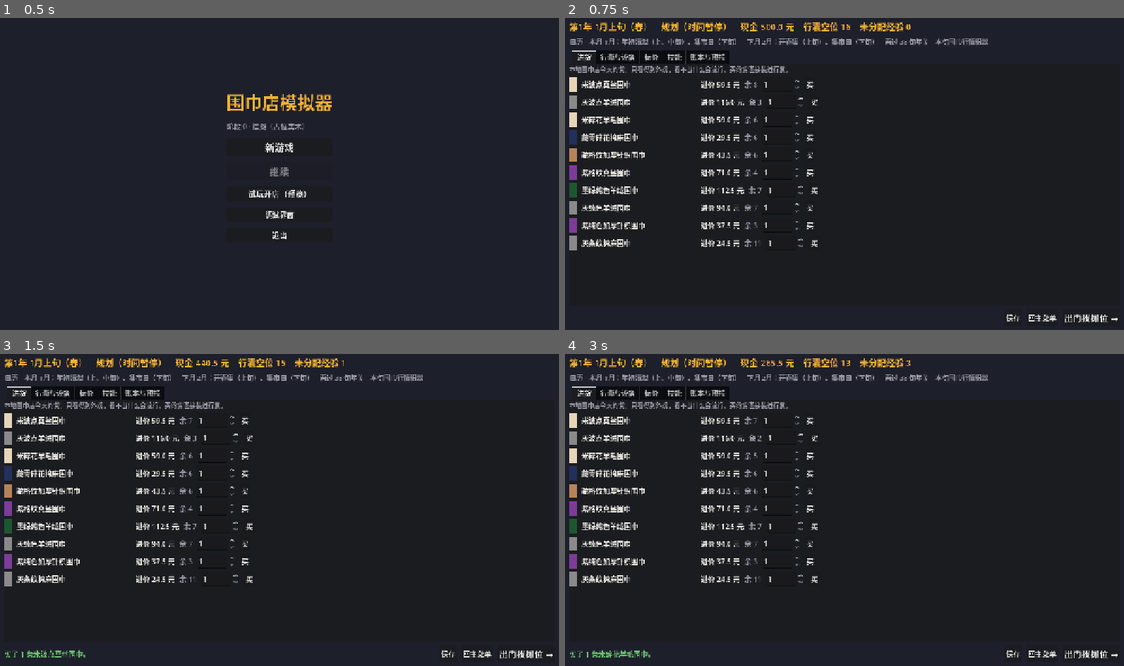
Above: before the commit, frames 1-4 (two rows, left to right).
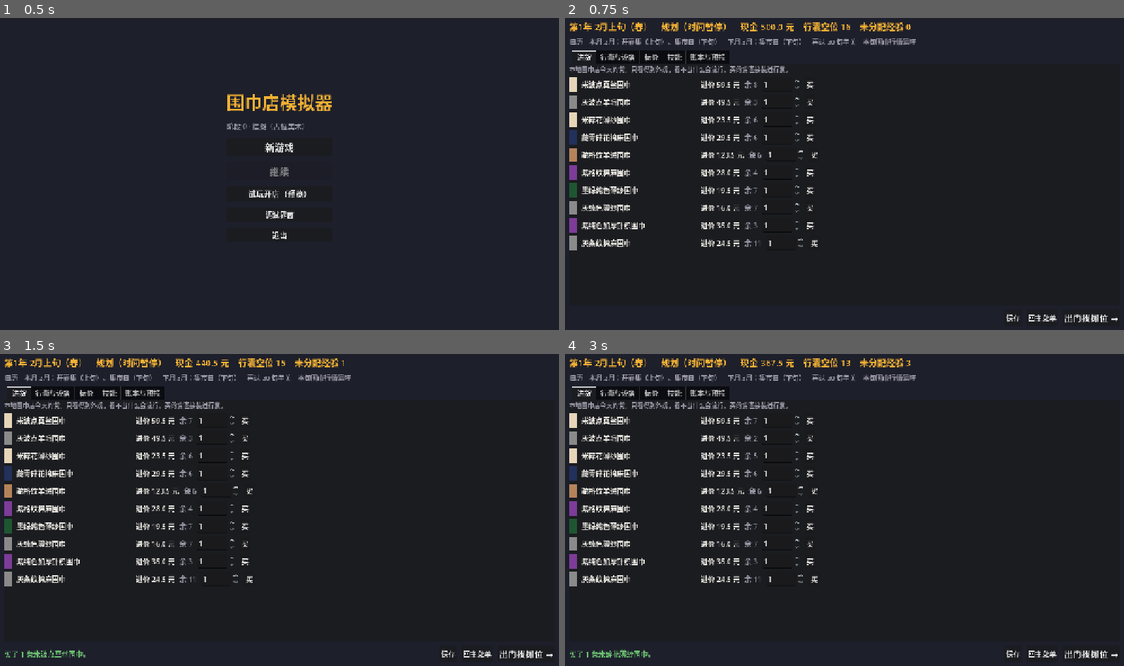
Above: after the commit, the same moments.

Repository: oZlUche/myshopsimulator
Game: Godot game, scene res://scenes/ui/main_menu.tscn
Two runs of this game, one before a commit and one after it. Both use one fixed random seed, a clock stepped at 60 frames per second and the inputs below.
Inputs:
- Up to frame 1 (0.5 s): no input
- Up to frame 2 (0.75 s): click "新游戏" at 0.5 s
- Up to frame 3 (1.5 s): click "买" at 1.25 s
- Up to frame 4 (3 s): click "买" at 2 s; click "买" at 2.75 s

Frame 1 is identical in both runs. In frame 2, 1.6% of the frame differs, in the area x 5-76%, y 2-68%; in frame 3, 1.6%; in frame 4, 1.7%, in the area x 5-76%, y 2-98%.

Commit message:
新游戏从 2 月上旬开局；节拍下限放到 0.4、调天气概率（09 v0.6）
- Clock.START_PERIOD = 4：新档从第 1 年 2 月上旬（开春集）开局，第 1 年只有 33 旬；老存档不动
- B 下限 0.6 → 0.4，夏天下雨也看得出来；降温概率 10% → 8%，雨季 12% → 15%
- 测试跟着改：开局旬号、30 年天气均值收紧到 0.99–1.01

Co-Authored-By: Claude Opus 5.5 (1M context) <noreply@anthropic.com>
Claude-Session: https://claude.ai/code/session_01DZTNU2fxQsPenFsNTxwtsM

Diff:
--- a/core/game_state.gd
+++ b/core/game_state.gd
@@ -44,6 +44,7 @@
 	var s := GameState.new()
 	s.rng = GameRng.new(seed_value)
 	s.meta = {"seed": str(seed_value), "created_with": GAME_VERSION}
+	s.clock.period = Clock.START_PERIOD
 	s.inventory.add_location("player", "Carry")
 	s.inventory.add_location("stall", "Stall", 2.0)
 	s.inventory.install_equipment("bag_basic", "player")
--- a/core/sim/clock.gd
+++ b/core/sim/clock.gd
@@ -7,6 +7,8 @@
 const PERIODS_PER_YEAR := 36
 const SEASON_IDS := ["spring", "summer", "autumn", "winter"]
 const SEASON_NAMES := ["春", "夏", "秋", "冬"]
+## 新游戏从第 1 年 2 月上旬（开春集）开局，避开年初清淡（01 §3.0、09 §1.8）；第 1 年只有 33 旬
+const START_PERIOD := 4
 
 var period: int = 1
 ## 旬内时间进度 0..1（只在营业 / 开车 / 仓库作业时推进）。
--- a/core/sim/economy_state.gd
+++ b/core/sim/economy_state.gd
@@ -55,7 +55,7 @@
 ## 节拍层 B（09 §1.8）：季节需求 · 日历事件 · 突发天气，固定部分年均归一到 1，只乘客流和购物意向
 const SEASON_D_AMP := 0.35
 const SEASON_D_PEAK := 32
-const B_MIN := 0.6
+const B_MIN := 0.4
 const B_MAX := 1.6
 ## 日历事件（按年内旬号 q = 1..36）：{name, q: {q: [客流倍率, 意向加成]}}；集市日另算（每月下旬）
 const CALENDAR := [
@@ -68,9 +68,9 @@
 const MARKET_DAY := [1.15, 0.0]
 ## 突发天气：触发的年内旬号范围、每旬概率、客流倍率、意向加成、持续旬数（线性衰减到 1）；indoor = 店里受影响的比例
 const WEATHER := {
-	"cold": {"name": "突然降温", "tip": "突然冷了，来买围巾的人多", "tip_later": "还冷着，来买围巾的人还多", "q": [[19, 36], [1, 3]], "p": 0.10, "mult": 1.3, "intent": 0.1, "duration": 2, "indoor": 1.0},
+	"cold": {"name": "突然降温", "tip": "突然冷了，来买围巾的人多", "tip_later": "还冷着，来买围巾的人还多", "q": [[19, 36], [1, 3]], "p": 0.08, "mult": 1.3, "intent": 0.1, "duration": 2, "indoor": 1.0},
 	"warm": {"name": "冬天回暖", "tip": "回暖了，没什么人想买围巾", "tip_later": "还暖和着，买围巾的人少", "q": [[28, 36]], "p": 0.06, "mult": 0.85, "intent": 0.0, "duration": 2, "indoor": 1.0},
-	"rain": {"name": "连着下雨", "tip": "连着下雨，街上人少（店里好一点）", "q": [[10, 18]], "p": 0.12, "mult": 0.75, "intent": 0.0, "duration": 1, "indoor": 0.5},
+	"rain": {"name": "连着下雨", "tip": "连着下雨，街上人少（店里好一点）", "q": [[10, 18]], "p": 0.15, "mult": 0.75, "intent": 0.0, "duration": 1, "indoor": 0.5},
 	"sand": {"name": "大风沙", "tip": "刮大风沙，出门的人少，出来的更想买", "q": [[1, 9]], "p": 0.05, "mult": 0.8, "intent": 0.05, "duration": 1, "indoor": 1.0},
 }
 ## 年关抢购从年内第 34 旬（12 月上旬）开始
@@ -246,7 +246,7 @@
 
 
 ## 归一化 Z（只算一次）：让夹限后的固定部分 clamp(季节需求 × 日历 / Z) 一年 36 旬均值正好 1。
-## 不夹限的均值是 1.119，但年关最后两旬会顶到 1.6，直接除会让年均掉到 0.985，所以二分找 Z（≈ 1.099）。
+## 不夹限的均值是 1.119，但年关最后两旬会顶到 1.6，直接除会让年均掉到 0.98，所以二分找 Z（≈ 1.099）。
 static func rhythm_norm() -> float:
 	if _rhythm_norm <= 0.0:
 		var lo := 0.5
--- a/tests/tools/ui_smoke.gd
+++ b/tests/tools/ui_smoke.gd
@@ -227,6 +227,6 @@
 		st._process(1.0)
 	for i in 8: await process_frame
 	await shot("7_settlement")
-	var ok = s.clock.period == 2 and current_scene.name == "Settlement" and G.last_report.get("sold_out", false)
+	var ok = s.clock.period == Clock.START_PERIOD + 1 and current_scene.name == "Settlement" and G.last_report.get("sold_out", false)
 	print("UI_SMOKE ", "PASS" if ok else "FAIL", " period=", s.clock.period, " sold_out=", G.last_report.get("sold_out", false))
 	quit(0 if ok else 1)
--- a/tests/unit/test_rhythm.gd
+++ b/tests/unit/test_rhythm.gd
@@ -16,7 +16,7 @@
 		if low_q == 0 or b < e.rhythm(low_q):
 			low_q = q
 	assert_near(sum / 36.0, 1.0, 0.0001, "没天气时夹限后一年均值 = 1.000")
-	assert_near(EconomyState.rhythm_norm(), 1.0994, 0.001, "Z 让夹限后的均值归一")
+	assert_near(EconomyState.rhythm_norm(), 1.0990, 0.001, "Z 让夹限后的均值归一")
 	assert_true(peak_q >= 34, "年关三旬是全年客流峰，实际峰在第 %d 旬" % peak_q)
 	assert_near(e.rhythm(1 + 36), e.rhythm(1), 0.000001, "固定部分按年循环")
 	var season_sum := 0.0
@@ -61,7 +61,8 @@
 	e.rhythm_events = [{"kind": "rain", "start": 12, "duration": 1, "traffic_mult": 0.75, "intent_add": 0.0}]
 	assert_near(float(e.weather(12)[0]), 0.75, 0.000001, "街上 ×0.75")
 	assert_near(float(e.weather(12, true)[0]), 0.875, 0.000001, "店里减半 ×0.875")
-	assert_near(e.rhythm(12), EconomyState.B_MIN, 0.000001, "夏天本来就淡，下雨顶到 0.6 的夹限")
+	assert_near(e.rhythm(12), e.rhythm(12 + 36) * 0.75, 0.000001, "夏天本来就淡，下雨还看得出来（下限 0.4）")
+	assert_true(e.rhythm(12) > EconomyState.B_MIN)
 	# 倍率本身拿一个不碰夹限的旬看
 	e.rhythm_events = [{"kind": "rain", "start": 30, "duration": 1, "traffic_mult": 0.75, "intent_add": 0.0}]
 	var wet := e.effective(30)
@@ -93,8 +94,8 @@
 	assert_true(max_alive <= EconomyState.WEATHER.size(), "过期的天气会清掉")
 	for k in EconomyState.WEATHER:
 		assert_true(int(counts.get(k, 0)) > 0, "%s 四十年里出现过" % k)
-	# 降温：秋冬 21 旬、每旬 10%、同类不叠 → 一年大约 1.9 次
-	assert_true(int(counts["cold"]) > 40 and int(counts["cold"]) < 110, "降温次数合理：%d" % int(counts["cold"]))
+	# 降温：秋冬 21 旬、每旬 8%、同类不叠 → 一年大约 1.5 次
+	assert_true(int(counts["cold"]) > 35 and int(counts["cold"]) < 95, "降温次数合理：%d" % int(counts["cold"]))
 
 
 func test_weather_mean_close_to_one_over_years() -> void:
@@ -106,10 +107,10 @@
 	for p in range(2, n + 2):
 		e.period_step(p, 0.0, rng)
 		var q := EconomyState.year_q(p)
-		sum_fixed += clampf(EconomyState.season_demand(q) * float(EconomyState.calendar(q)[0]) / EconomyState.rhythm_norm(), 0.6, 1.6)
+		sum_fixed += clampf(EconomyState.season_demand(q) * float(EconomyState.calendar(q)[0]) / EconomyState.rhythm_norm(), EconomyState.B_MIN, EconomyState.B_MAX)
 		sum_all += e.rhythm(p)
 	assert_near(sum_fixed / n, 1.0, 0.000001, "固定部分年均 = 1.000")
-	assert_true(absf(sum_all / n - 1.0) < 0.02, "含天气、夹限后长期均值 0.98–1.02：%f" % (sum_all / n))
+	assert_true(absf(sum_all / n - 1.0) < 0.01, "含天气、夹限后长期均值 0.99–1.01：%f" % (sum_all / n))
 
 
 func test_intent_and_traffic_carry_rhythm() -> void:
@@ -157,6 +158,17 @@
 	assert_near(old.rhythm(5), e.rhythm(5 + 36), 0.000001, "老存档只剩固定节拍")
 
 
+func test_new_game_opens_at_spring_fair() -> void:
+	var s := GameState.new_game(1)
+	assert_eq(s.clock.period, 4, "第 1 年 2 月上旬开局")
+	assert_eq(s.clock.label(), "第1年 2月上旬（春）")
+	assert_eq(EconomyState.calendar_names(s.clock.period), ["开春集"])
+	assert_true(float(s.econ_now()["rhythm_mult"]) > 1.2, "开局赶上大集，人多")
+	var old := GameState.from_dict(JSON.parse_string(JSON.stringify(s.to_dict())))
+	assert_eq(old.clock.period, 4)
+	assert_eq(Clock.from_dict({}).period, 1, "老存档的旬号照旧")
+
+
 func test_planning_calendar_and_weather_notice() -> void:
 	var t := EconomyState.calendar_outlook(1)
 	assert_true(t.contains("本月 1月：年初清淡（上、中旬）、集市日（下旬）"), t)
--- a/tests/unit/test_stall_sim.gd
+++ b/tests/unit/test_stall_sim.gd
@@ -27,7 +27,7 @@
 	PeriodRunner.begin_period(s)
 	AutoSeller.auto_prepare(s)
 	var rep := AutoSeller.simulate_stall_period(s)
-	assert_eq(s.clock.period, 2)
+	assert_eq(s.clock.period, Clock.START_PERIOD + 1)
 	assert_true(int(rep["traffic"]) > 50, "一旬应有相当数量的过路客：%d" % int(rep["traffic"]))
 	assert_true(int(rep["sales"]) > 0, "自动摆摊一旬应至少卖出一件")
 	assert_eq(s.inventory.count_items("", "StallTable"), 0, "收摊后摊位应清空")
@@ -39,7 +39,7 @@
 		PeriodRunner.begin_period(s)
 		AutoSeller.auto_prepare(s, 0.5)
 		AutoSeller.simulate_stall_period(s, -1.0, 2.0)
-	assert_eq(s.clock.period, 37)
+	assert_eq(s.clock.period, Clock.START_PERIOD + 36)
 	assert_eq(s.economy.base_delta_history.size(), 1, "满一年应发生一次宏观调整")
 	assert_true(s.player.cash > 0.0)
 
